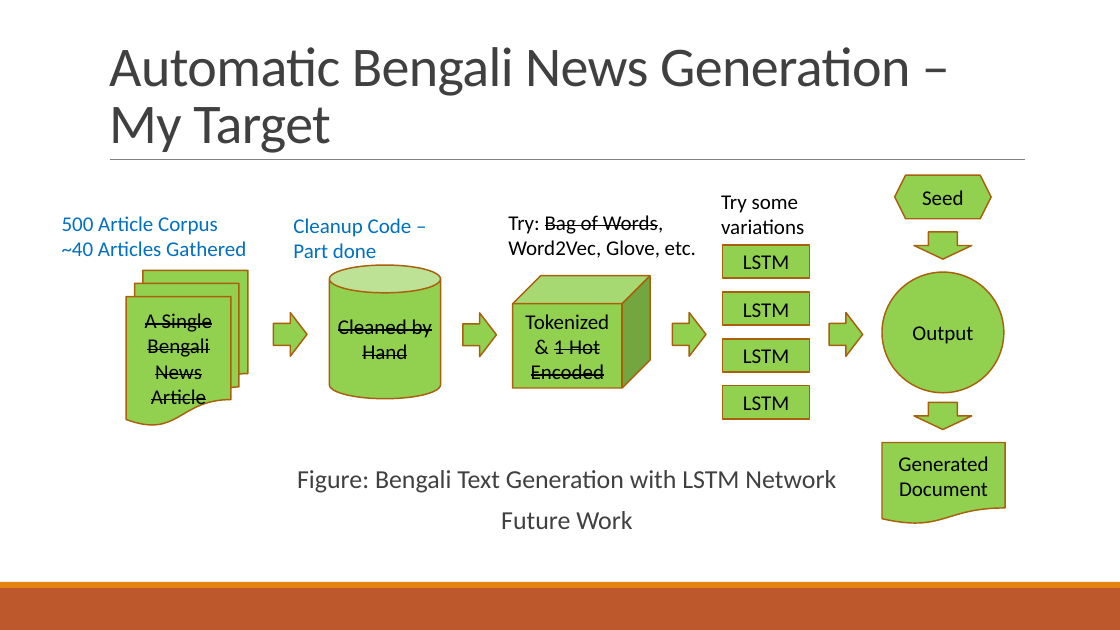
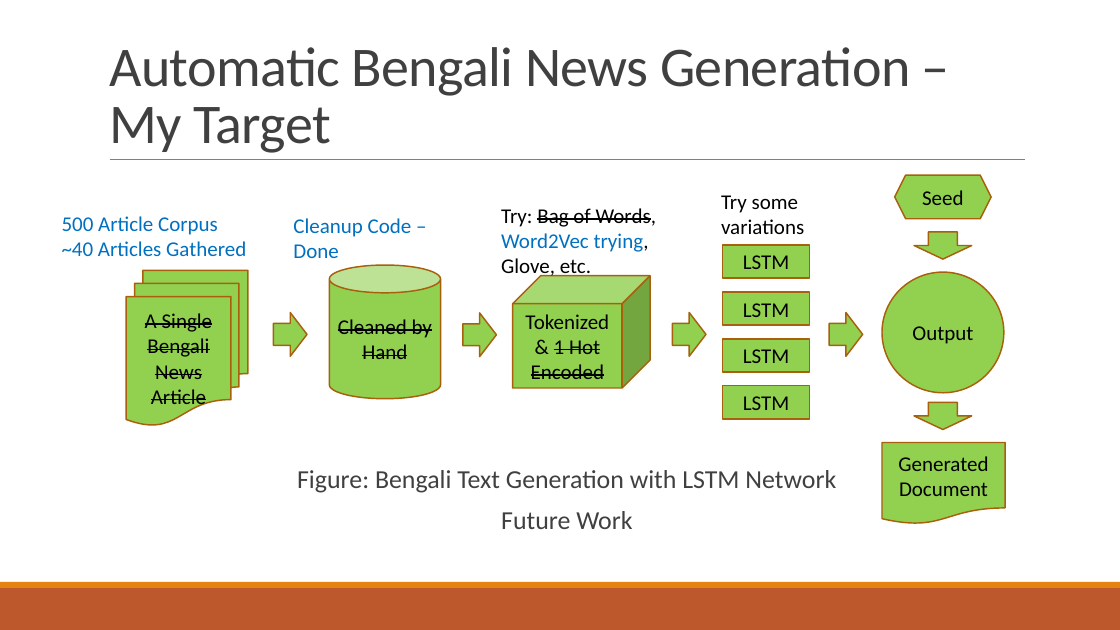
Before and after one commit to minhazul-alam/News_Gen, a slide deck: slide 4 of Minhaz/Automatic_Bengali_News_Generation.pptx. Drawn at 1120x630 pixels with LibreOffice and Linux fonts; fonts in the diff are those of the drawing. Boxes give left, top, right and bottom in pixels: in the first picture for what was removed or moved away, otherwise in the second. Text is boxed around its words. In the diff, an @@ line names an element or a change of style, - is before the commit and + after.

```diff
--- a/Minhaz/Automatic_Bengali_News_Generation.pptx
+++ b/Minhaz/Automatic_Bengali_News_Generation.pptx
@@ text at box(501, 208, 656, 280): text changed @@
-Try: Bag of Words, Word2Vec, Glove, etc.
+Try: Bag of Words, Word2Vec trying, Glove, etc.
@@ text at box(293, 244, 338, 258): text changed @@
-Part done
+Done
```
